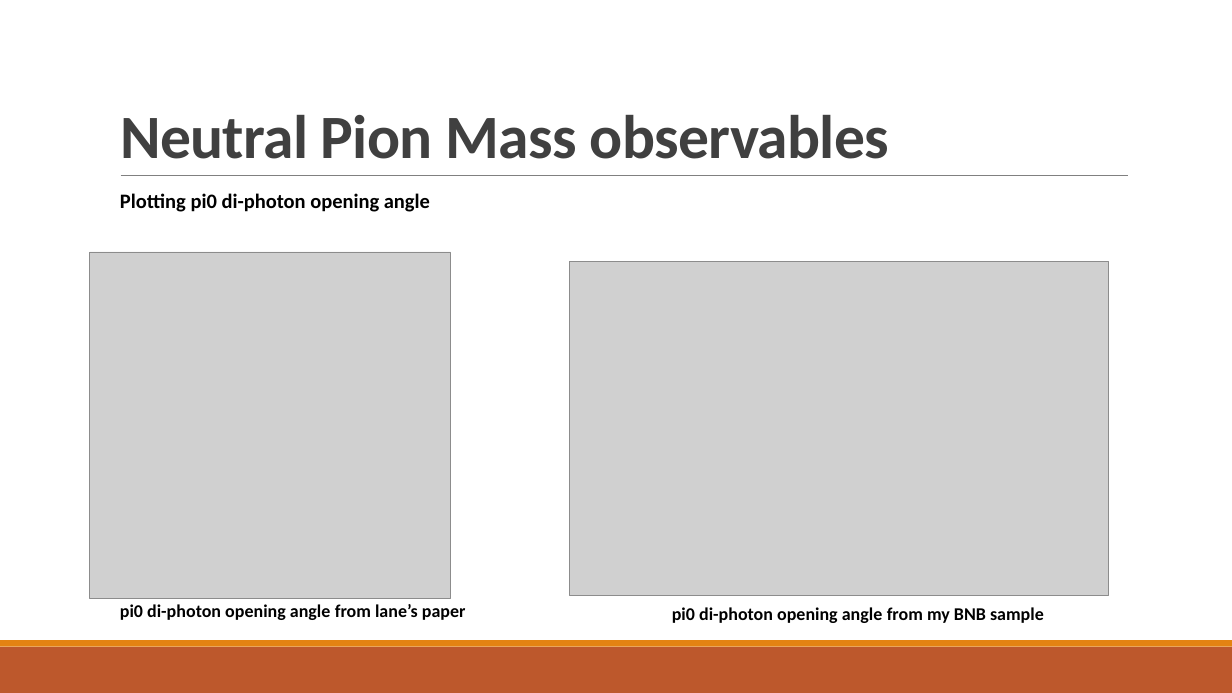
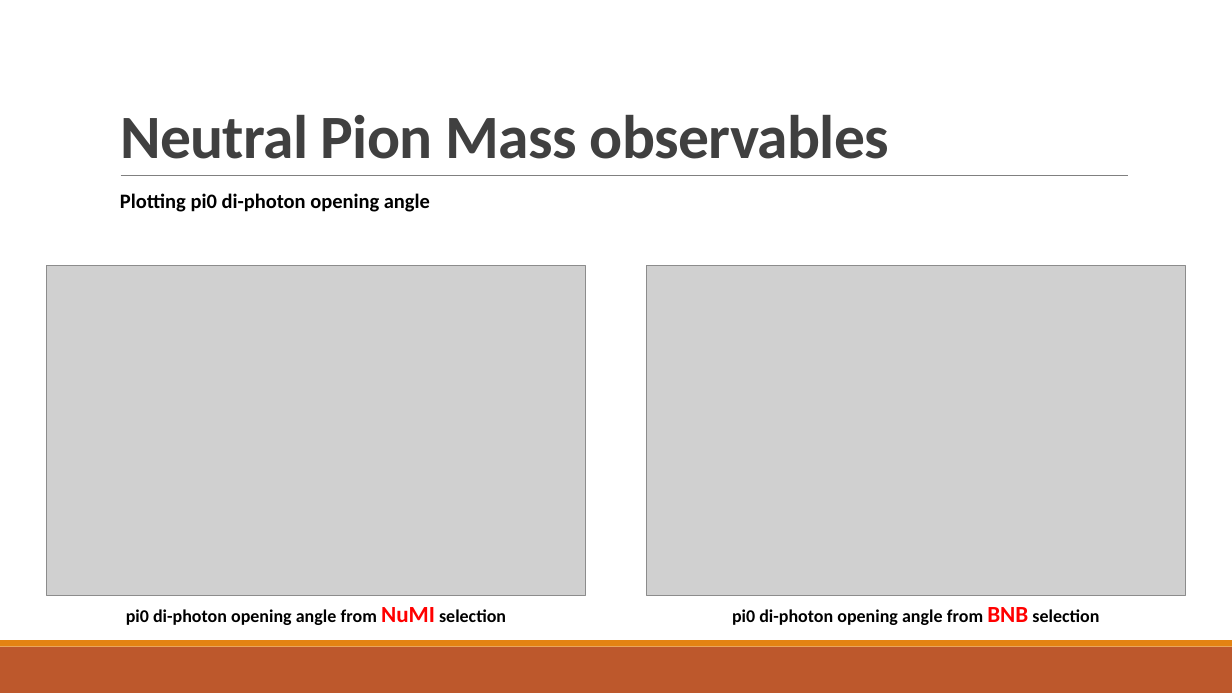
Before and after one commit to jordongalaxy-max/FYP_PYTHON_REAL, a slide deck: slide 28 of Update_Slides/FYP_Weekly_Update_Slides_12March.pptx. Drawn at 1232x693 pixels with LibreOffice and Linux fonts; fonts in the diff are those of the drawing; grey boxes stand for pictures. Boxes give left, top, right and bottom in pixels: in the first picture for what was removed or moved away, otherwise in the second. Text is boxed around its words. In the diff, an @@ line names an element or a change of style, - is before the commit and + after.

```diff
--- a/Update_Slides/FYP_Weekly_Update_Slides_12March.pptx
+++ b/Update_Slides/FYP_Weekly_Update_Slides_12March.pptx
@@ picture: place and size @@
-picture at box(90, 252, 450, 599)
+picture at box(46, 266, 586, 596)
@@ picture: place and size @@
-picture at box(569, 262, 1109, 596)
+picture at box(646, 266, 1186, 596)
@@ text at box(126, 607, 506, 625): text changed @@
-pi0 di-photon opening angle from lane’s paper
+pi0 di-photon opening angle from NuMI selection
@@ text at box(732, 607, 1099, 625): text changed @@
-pi0 di-photon opening angle from my BNB sample
+pi0 di-photon opening angle from BNB selection
```
Also in this commit, not shown: 24 other slides changed, 9 other files.
